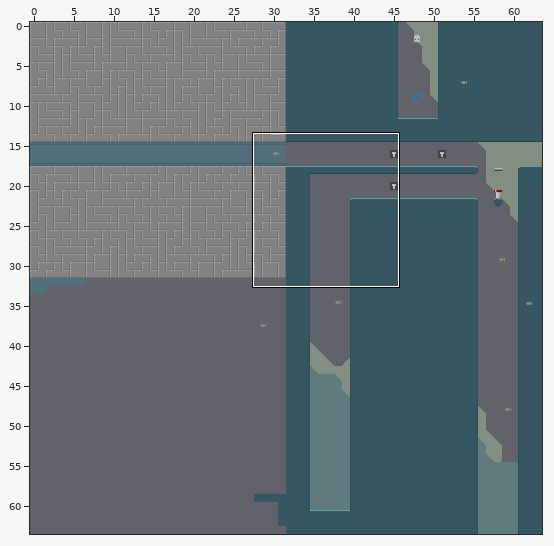
One commit to this Tiled map (JSON): tiled/maps/2-1.json. Above, an overview of the earlier version with the close-up marked.
Close-up. As it was:
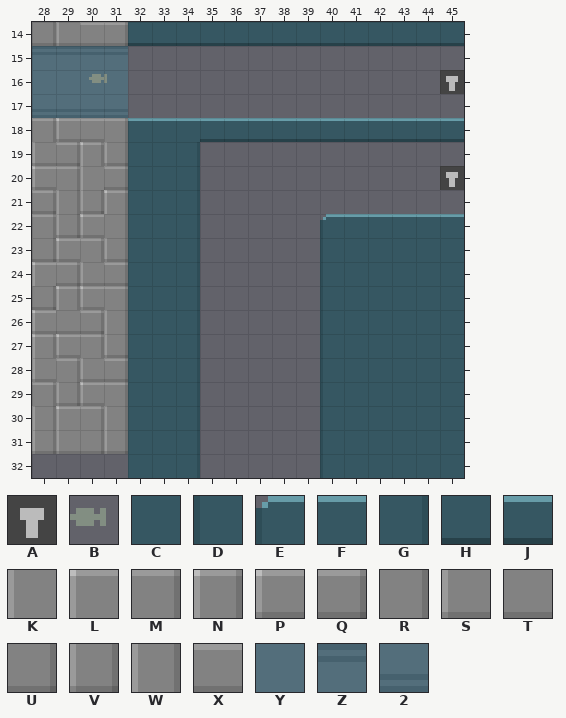
Cells are 8x8 px. Shown: x 28..45, y 14..32. The commit also changed other parts of the map, which this record leaves out.
Key: from "objects": A 2, B 15; from "tileset": C 0, D 1, E 2, F 3, G 9, H 11, J 15, K 65, L 66, M 68, N 69, P 70, Q 71, R 73, S 74, T 75, U 76, V 77, W 78, X 79, Y 88, Z 103, 2 111.
_ is an empty cell.
Objects are placed by their top-left corner, in cells (3,4 is the top-left corner of cell 3,4); size is 1x1 cell unless given.
Layer "main" before, first column x 28:
14 USXQHHHHHHHHHHHHHH
15 ZZZZ______________
16 YYYY______________
17 2222______________
18 MPXMFFFJJJJJJJJJJJ
19 SQNVCCG___________
20 PMKQCCG___________
21 QWVNCCG___________
22 MVPRCCG_____EFFFFF
23 UPMVCCG_____DCCCCC
24 LQSQCCG_____DCCCCC
25 UNPMCCG_____DCCCCC
26 PTQWCCG_____DCCCCC
27 NPMVCCG_____DCCCCC
28 SMSQCCG_____DCCCCC
29 MVPMCCG_____DCCCCC
30 WLMWCCG_____DCCCCC
31 VSUVCCG_____DCCCCC
32 ____CCG_____DCCCCC
Objects on layer "objects" before:
B at 30.4,15.9
A at 45,16
A at 45,20
After:
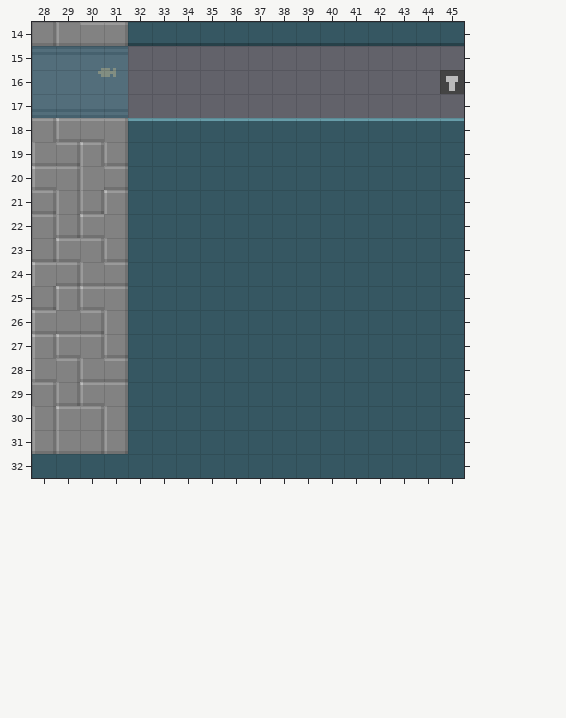
Diff:
Changed rows in their new state; . is an unchanged cell.
Layer "main":
first column x 28:
18 .......FFFFFFFFFFF
19 .......CCCCCCCCCCC
20 .......CCCCCCCCCCC
21 .......CCCCCCCCCCC
22 .......CCCCCCCCCCC
23 .......CCCCC......
24 .......CCCCC......
25 .......CCCCC......
26 .......CCCCC......
27 .......CCCCC......
28 .......CCCCC......
29 .......CCCCC......
30 .......CCCCC......
31 .......CCCCC......
32 CCCC...CCCCC......
Layer "objects":
changed: A at 45,20 -> outside this view
added: B at 30.8,15.7
removed: B at 30.4,15.9
Where, in picture pixels (left, top, right, bottom), the same in both close-ups:
changed: (89, 68, 116, 83)
changed: (200, 139, 464, 478)
added: (32, 454, 128, 478)
